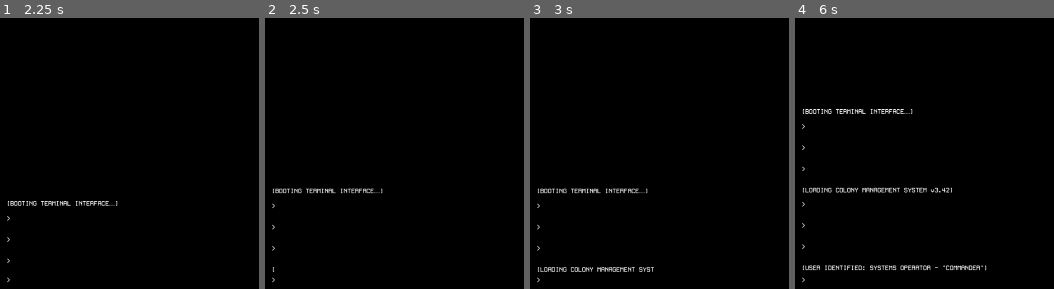
Above: before the commit, frames 1-4 (left to right).
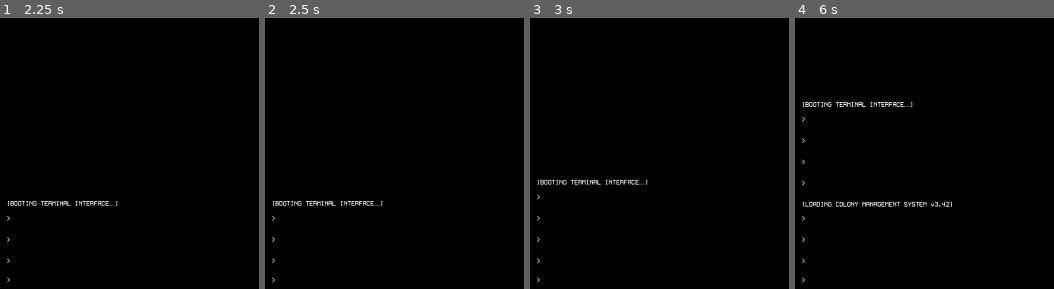
Above: after the commit, the same moments.

Repository: bsuster/Outpost-Equilibrium
Game: Godot game, scene res://scenes/levels/main_scene.tscn
The game is run twice, just before and just after one commit, with the same random seed, the same clock (stepped at 60 frames per second) and the same inputs. Sound files missing from this copy of the repository are replaced by a short silence.
Inputs:
- Up to frame 1 (2.25 s): tap Enter (submit_input) at 0.5, 1.35, 2 s; hold Enter (submit_input) 0.53-1.28 s; tap Space at 1.25 s; hold Enter (submit_input) from 2.03 s (still down)
- Up to frame 2 (2.5 s): keep holding Enter (submit_input)
- Up to frame 3 (3 s): release Enter (submit_input) at 2.78 s; tap Enter (submit_input) at 2.85 s
- Up to frame 4 (6 s): hold Enter (submit_input) 3.53-4.28 s; tap Enter (submit_input) at 4.35, 5.85 s; tap Space at 5 s; hold Enter (submit_input) 5.03-5.78 s

Frame 1 is identical in both runs. In frame 2, 1.2% of the frame differs, in the area x 2-46%, y 62-94%; in frame 3, 1.8%; in frame 4, 3.5%, in the area x 2-75%, y 30-93%.

Commit message:
Fixed some bugs

Diff:
--- a/data/data.json
+++ b/data/data.json
@@ -34,6 +34,12 @@
 				"Time cannot progress until all critical systems are stabilized.",
 				"Warning: A system failure is imminent. Day cannot advance safely."
 			],
+			"effects": {
+				"power": -15,
+				"oxygen": -10,
+				"food": -5,
+				"day": 1
+			},
 			"condition": "can_advance_day"
 		},
 		"stabilize_air": {
@@ -69,7 +75,7 @@
 		"deploy_panels": {
 			"description": "Extends solar panels to generate power. Ineffective during dust storms.",
 			"success_text": [
-				"Panels deployed. Power flowing to the grid.[color=green][+20 Power][/color]",
+				"Panels deployed. Power flowing to the grid.\n[color=green][+20 Power][/color]",
 				"Solar collectors fully extended. Energy levels rising.[color=green][+20 Power][/color]"
 			],
 			"failure_text": [
--- a/scenes/levels/main_scene.gd
+++ b/scenes/levels/main_scene.gd
@@ -35,6 +35,7 @@
 	await terminal.printing_done
 	terminal.print_terminal_output(CommandManager.get_status_message())
 	await terminal.printing_done
-
+#
 func _on_intro_done():
-	_next_day()
+	SystemManager.toggle_can_advance_day()
+	#_next_day()
--- a/scenes/misc/event.gd
+++ b/scenes/misc/event.gd
@@ -19,6 +19,10 @@
 	for effect in effects:
 		SystemManager.apply_effect(effect, true)
 
+func remove_effects() -> void:
+	for effect in effects:
+		SystemManager.apply_effect(effect, false)
+
 func clone() -> Event:
 	return Event.new(title, {
 		"description": description,
--- a/scenes/misc/introduction.gd
+++ b/scenes/misc/introduction.gd
@@ -8,20 +8,20 @@
 var intro_text_blocks: Array[String] = [
 	"[BOOTING TERMINAL INTERFACE…]",
 	"\n[LOADING COLONY MANAGEMENT SYSTEM v3.42]",
-	"\n[USER IDENTIFIED: SYSTEMS OPERATOR - \"COMMANDER\"]",
-	"\n[STATUS: CRITICAL | CONNECTION: LOST]\n────────────────────────────────────────────────────────",
-	"\n\n> YEAR: 2187
->> LOCATION: OUTPOST EOS — Epsilon Eridani b
+	"\n[USER IDENTIFIED: SYSTEMS OPERATOR - \"[color=green]COMMANDER[/color]\"]",
+	"\n[STATUS: [color=red]CRITICAL[/color] | CONNECTION: [color=red]LOST[/color]]\n────────────────────────────────────────────────────────",
+	"\n\n> YEAR: [color=blue]2187[/color]
+>> LOCATION: [color=blue]OUTPOST EOS — Epsilon Eridani b[/color]
 >> DISTANCE TO EARTH: 10.5 light years",
-	"\n\n> Log Entry 0001:
+	"\n\n> Log Entry [color=blue]00117[/color]:
 > For 187 days, the colony operated under strict Earth regulation.
 > Supply drops. Engineering updates. Constant contact.
 >  ",
 	"
 > Then, silence.",
 
-"\n\n>> ALL CONNECTIONS TO EARTH: TERMINATED
->> LAST MESSAGE: UNREADABLE | SIGNAL LOSS UNKNOWN
+"\n\n>> ALL CONNECTIONS TO EARTH: [color=red]TERMINATED[/color]
+>> LAST MESSAGE: [color=red]UNREADABLE[/color] | SIGNAL LOSS [color=red]UNKNOWN[/color]
 >> MISSION STATUS: ABANDONED",
 
 "\n\n> The settlers look to you now — the last systems operator on site.
@@ -38,16 +38,16 @@
 
 ────────────────────────────────────────────────────────
 
->> INTERFACE ACTIVE – COMMAND LINE MODE ENGAGED
->> Use `help` to view available commands
->> Use `status` to view current system levels
->> Type `next` to begin Day 1
+>> INTERFACE [color=green]ACTIVE[/color] – COMMAND LINE MODE [color=green]ENGAGED[/color]
+>> Use [color=green]`help`[/color] to view available commands
+>> Use [color=green]`status`[/color] to view current system levels
+>> Type [color=green]`next`[/color] to progress after your decision has been made
 
 ────────────────────────────────────────────────────────",
 "
 > YOU ARE THE FINAL LINE. BALANCE IS SURVIVAL.",
 "
-> GOOD LUCK, COMMANDER."
+> GOOD LUCK, COMMANDER.",
 ]
 
 var is_intro_canceled: bool = false
@@ -66,7 +66,7 @@
 		if is_intro_canceled:
 			finish_intro()
 			return
-		timer.start(2)
+		timer.start(3)
 		await timer.timeout
 
 	finish_intro()
--- a/singletons/command_manager.gd
+++ b/singletons/command_manager.gd
@@ -44,28 +44,28 @@
 
 func get_status_message() -> String:
 	var output := []
-	output.append("==============================")
-	output.append(" OUTPOST SYSTEM STATUS REPORT ")
-	output.append("==============================")
+	output.append("=====================================")
+	output.append(" OUTPOST SYSTEM STATUS REPORT DAY %s " % SystemManager.day)
+	output.append("=====================================")
 	for resource in ["power", "oxygen", "food"]:
 		var value = SystemManager.get(resource)
 		var label = resource.to_upper() + ""
 		#var warning = get_status_warning(value)
 		output.append(label + ": " + str(value) + "%")
-	output.append("==============================")
+	output.append("=====================================")
 
 	if EventManager.active_events.is_empty():
-		output.append(" NO ACTIVE EVENTS")
+		output.append(" NO ACTIVE EVENTS ")
 	else:
 		for event in EventManager.active_events:
 			output.append(" ACTIVE EVENTS:")
-			output.append("- " + event.title + ": " + event.description)
+			output.append("- [color=red]" + event.title + "[/color]: " + event.description)
 			if not event.effects.is_empty():
 				output.append("    Effects")
 				for effect in event.effects:
 					output.append("       %s" % event.effects[effect])
 
-	output.append("==============================")
+	output.append("=====================================")
 
 	return "\n".join(output)
 
@@ -82,7 +82,7 @@
 	for cmd in sorted_keys:
 		var desc = commands[cmd].get("description")
 		if desc != "exclude":
-			output.append("- " + cmd + ": " + desc)
+			output.append("- [color=green]" + cmd + "[/color]: " + desc)
 
 	output.append("=========================")
 	return "\n".join(output)
--- a/singletons/condition_manager.gd
+++ b/singletons/condition_manager.gd
@@ -6,13 +6,13 @@
 	return Callable()
 
 func has_min_power_10() -> bool:
-	return SystemManager.power >= 10 and not SystemManager.can_advance_day
+	return SystemManager.power >= 10 and not can_advance_day()
 
 func deploy_panels_enabled():
-	return not SystemManager.deploy_panels_disabled
+	return not SystemManager.deploy_panels_disabled and not can_advance_day()
 
 func has_min_air_5():
-	return SystemManager.oxygen >= 5 and not SystemManager.can_advance_day
+	return SystemManager.oxygen >= 5 and not can_advance_day()
 
 func can_advance_day():
 	return SystemManager.can_advance_day
--- a/singletons/event_manager.gd
+++ b/singletons/event_manager.gd
@@ -31,6 +31,7 @@
 	for event in active_events:
 		event.duration -= 1
 		if event.duration <= 0:
+			event.remove_effects()
 			active_events.erase(event)
 
 	randomize()
--- a/singletons/system_manager.gd
+++ b/singletons/system_manager.gd
@@ -2,19 +2,19 @@
 
 signal day_updated
 
-var oxygen: int = 1:
+var oxygen: int = 100:
 	set(new_value):
 		oxygen = new_value
 		_check_game_over()
-var food: int = 1:
+var food: int = 100:
 	set(new_value):
 		food = new_value
 		_check_game_over()
-var power: int = 1:
+var power: int = 100:
 	set(new_value):
 		power = new_value
 		_check_game_over()
-var day: int = 1:
+var day: int = 0:
 	set(new_value):
 		day = new_value
 		day_updated.emit()
